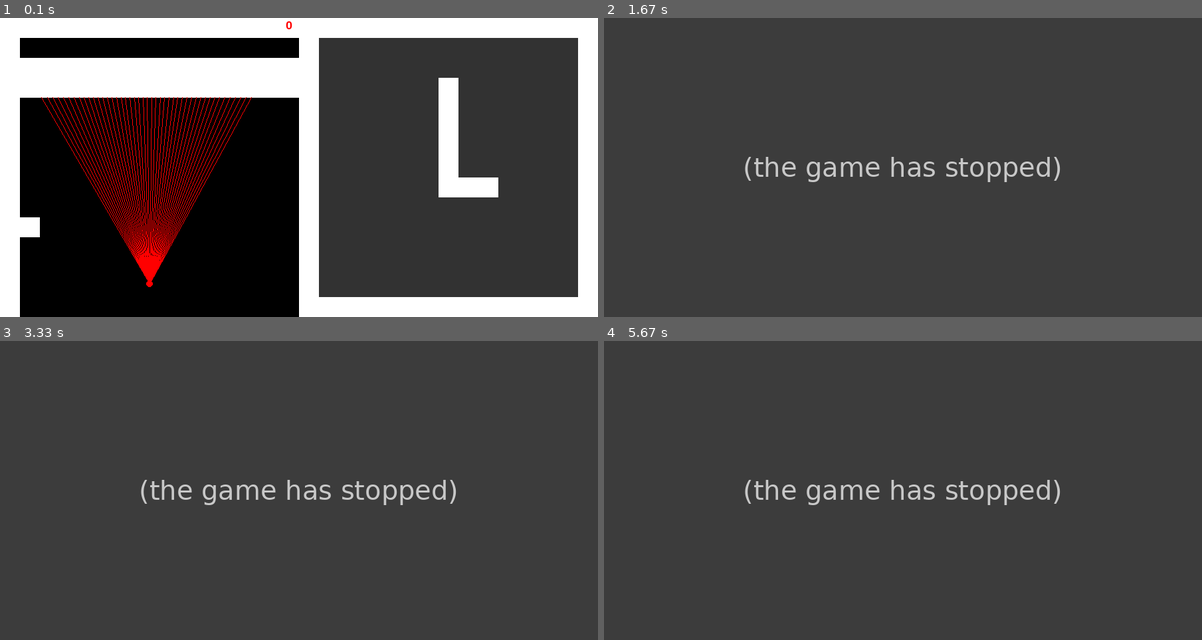
Above: before the commit, frames 1-4 (two rows, left to right).
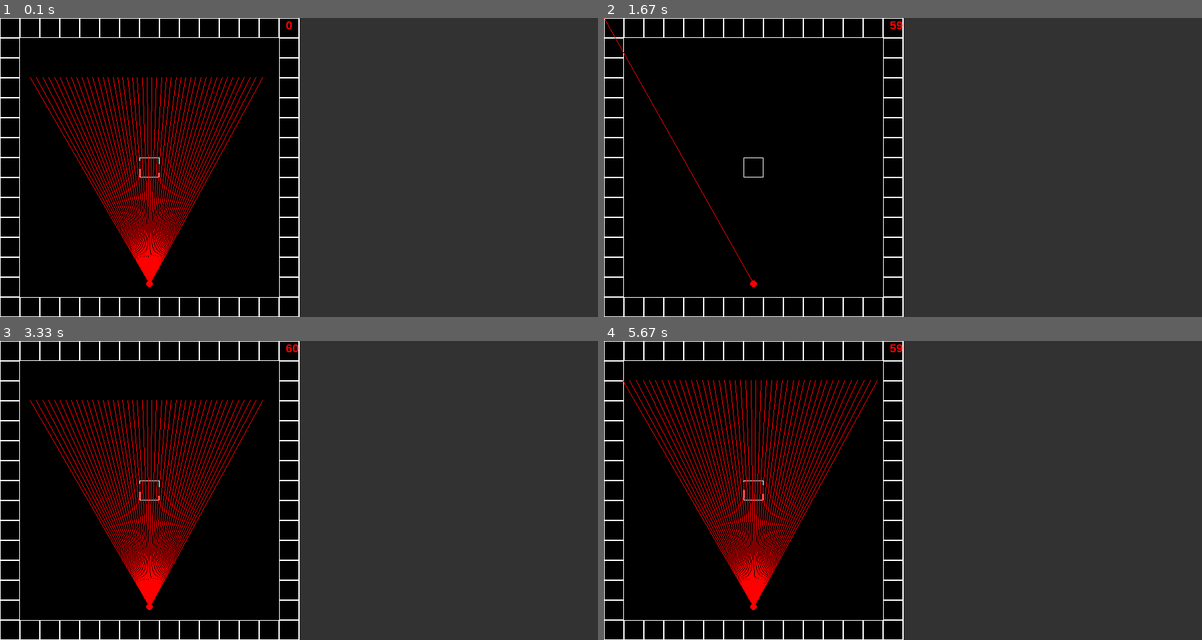
Above: after the commit, the same moments.

Repository: ArtonLong/pygame
Game: pygame game, started from raycasting_test/raycasting.py
Two runs of this game, one before a commit and one after it. Both use one fixed random seed, a clock stepped at 60 frames per second and the inputs below.
Inputs:
- Up to frame 1 (0.1 s): no input
- Up to frame 2 (1.67 s): hold Right 0.33-0.8 s; hold Up 0.83-1.3 s; hold Right from 1.33 s (still down)
- Up to frame 3 (3.33 s): release Right at 1.8 s; hold Left 1.83-2.37 s; hold Down 2.4-2.87 s; hold Left from 2.9 s (still down)
- Up to frame 4 (5.67 s): release Left at 3.37 s; hold Up 3.4-3.87 s; hold Right 3.9-4.53 s; hold Down 4.57-5.03 s; hold Left 5.07-5.53 s; hold Right from 5.57 s (still down)

The runs differ from the first frame. In frame 1, 28% of the frame differs, in the area x 0-100%, y 0-100%; in frame 2, 51%, in the area x 0-77%, y 0-100%; in frame 3, 51%; in frame 4, 51%.
Error before the commit: IndexError: list index out of range (map.py line 97); the game stopped at 0.83 s (later frames are placeholders)

Commit message:
new grid system and figuring out how to render

Diff:
--- a/raycasting_test/map.py
+++ b/raycasting_test/map.py
@@ -6,149 +6,71 @@
 
 class Object:
     def __init__(self, width, height, depth, x, y, z, color: tuple[int,int,int]):
-        self.size = pygame.Vector3(width, depth, height)
-        self.position = pygame.Vector3(x, y, z)
+        self.width = width
+        self.height = height
+        self.depth = depth
+        self.x = x
+        self.y = y
+        self.z = z
         self.color = color
 
     #width
     def rect_width(self):
-        return pygame.rect.Rect((self.position.x - self.size.x/2, self.position.y - self.size.y/2), (self.size.x, self.size.y))
+        return pygame.rect.Rect((self.x*TILESIZE, self.y*TILESIZE), (self.width*TILESIZE, self.height*TILESIZE))
 
     def draw_width(self, surface):
-        pygame.draw.rect(surface, self.color, self.rect_width())
-
-    def draw_as_circle_width(self, surface):
-        pygame.draw.circle(surface, self.color, (self.position.x, self.position.y), self.position.x/2)
+        pygame.draw.rect(surface, self.color, self.rect_width(), 1)
 
     #height
-    def rect_height(self):
-        return pygame.rect.Rect((self.position.y + OFFSET - self.size.y/2, self.position.z - self.size.z/2), (self.size.y, self.size.z))
+    def rect_height(self, distance_from_player):
+        return pygame.rect.Rect((self.y*TILESIZE, self.z*TILESIZE), (self.y*TILESIZE, self.z*TILESIZE))
 
-    def draw_height(self, surface):
-        pygame.draw.rect(surface, self.color, self.rect_height())
-
-    def draw_as_circle_height(self, surface):
-        pygame.draw.circle(surface, self.color, (self.position.y, self.position.z), self.position.z/2)
+    def draw_height(self, surface, distance_from_player):
+        pygame.draw.rect(surface, self.color, self.rect_height(distance_from_player))
 
 class Map:
     def __init__(self):
-        #(is a block, y coordinate, height of block)
-        #x ----->, y vvvvvvvvv
-        self.width_grid = [
-            [1,1,1,1,1,1,1,1,1,1,1,1,1,1,1],
-            [1,0,0,0,0,0,0,0,0,0,0,0,0,0,1],
-            [1,0,0,0,0,0,0,0,0,0,0,0,0,0,1],
-            [1,0,0,0,0,0,0,(1,1,1),0,0,0,0,0,0,1],
-            [1,0,0,0,0,0,0,(1,1,1),0,0,0,0,0,0,1],
-            [1,0,0,0,0,0,0,(1,1,1),0,0,0,0,0,0,1],
-            [1,0,0,0,0,0,0,(1,1,1),0,0,0,0,0,0,1],
-            [1,0,0,0,0,0,0,(1,1,1),0,0,0,0,0,0,1],
-            [1,0,0,0,0,0,0,(1,1,1),(1,1,1),(1,1,1),0,0,0,0,1],
-            [1,0,0,0,0,0,0,0,0,0,0,0,0,0,1],
-            [1,0,0,0,0,0,0,0,0,0,0,0,0,0,1],
-            [1,0,0,0,0,0,0,0,0,0,0,0,0,0,1],
-            [1,0,0,0,0,0,0,0,0,0,0,0,0,0,1],
-            [1,0,0,0,0,0,0,0,0,0,0,0,0,0,1],
-            [1,1,1,1,1,1,1,1,1,1,1,1,1,1,1],
+        self.width_walls: list[Object] = [Object(1,1,1, (WIDTH/2)//TILESIZE,(HEIGHT/2)//TILESIZE,3, (255,255,255))]
+        self.width_grid = [[0, 0, 0, 0, 0, 0, 0, 0, 0, 0, 0, 0, 0, 0, 0], [0, 0, 0, 0, 0, 0, 0, 0, 0, 0, 0, 0, 0, 0, 0], [0, 0, 0, 0, 0, 0, 0, 0, 0, 0, 0, 0, 0, 0, 0], [0, 0, 0, 0, 0, 0, 0, 0, 0, 0, 0, 0, 0, 0, 0], [0, 0, 0, 0, 0, 0, 0, 0, 0, 0, 0, 0, 0, 0, 0], [0, 0, 0, 0, 0, 0, 0, 0, 0, 0, 0, 0, 0, 0, 0], [0, 0, 0, 0, 0, 0, 0, 0, 0, 0, 0, 0, 0, 0, 0], [0, 0, 0, 0, 0, 0, 0, 0, 0, 0, 0, 0, 0, 0, 0], [0, 0, 0, 0, 0, 0, 0, 0, 0, 0, 0, 0, 0, 0, 0], [0, 0, 0, 0, 0, 0, 0, 0, 0, 0, 0, 0, 0, 0, 0], [0, 0, 0, 0, 0, 0, 0, 0, 0, 0, 0, 0, 0, 0, 0], [0, 0, 0, 0, 0, 0, 0, 0, 0, 0, 0, 0, 0, 0, 0], [0, 0, 0, 0, 0, 0, 0, 0, 0, 0, 0, 0, 0, 0, 0], [0, 0, 0, 0, 0, 0, 0, 0, 0, 0, 0, 0, 0, 0, 0], [0, 0, 0, 0, 0, 0, 0, 0, 0, 0, 0, 0, 0, 0, 0]]
+        self.height_grid = [[0, 0, 0, 0, 0, 0, 0, 0, 0, 0, 0, 0, 0, 0, 0], [0, 0, 0, 0, 0, 0, 0, 0, 0, 0, 0, 0, 0, 0, 0], [0, 0, 0, 0, 0, 0, 0, 0, 0, 0, 0, 0, 0, 0, 0], [0, 0, 0, 0, 0, 0, 0, 0, 0, 0, 0, 0, 0, 0, 0], [0, 0, 0, 0, 0, 0, 0, 0, 0, 0, 0, 0, 0, 0, 0], [0, 0, 0, 0, 0, 0, 0, 0, 0, 0, 0, 0, 0, 0, 0], [0, 0, 0, 0, 0, 0, 0, 0, 0, 0, 0, 0, 0, 0, 0], [0, 0, 0, 0, 0, 0, 0, 0, 0, 0, 0, 0, 0, 0, 0], [0, 0, 0, 0, 0, 0, 0, 0, 0, 0, 0, 0, 0, 0, 0], [0, 0, 0, 0, 0, 0, 0, 0, 0, 0, 0, 0, 0, 0, 0], [0, 0, 0, 0, 0, 0, 0, 0, 0, 0, 0, 0, 0, 0, 0], [0, 0, 0, 0, 0, 0, 0, 0, 0, 0, 0, 0, 0, 0, 0], [0, 0, 0, 0, 0, 0, 0, 0, 0, 0, 0, 0, 0, 0, 0], [0, 0, 0, 0, 0, 0, 0, 0, 0, 0, 0, 0, 0, 0, 0], [0, 0, 0, 0, 0, 0, 0, 0, 0, 0, 0, 0, 0, 0, 0]]
 
-        ]
-        #y <--------, z ^^^^^^
-        self.height_grid = [
-            [1,1,1,1,1,1,1,1,1,1,1,1,1,1,1],
-            [1,0,0,0,0,0,0,0,0,0,0,0,0,0,0],
-            [1,0,0,0,0,0,0,0,0,0,0,0,0,0,0],
-            [1,0,0,0,0,0,0,0,0,0,0,0,0,0,0],
-            [1,0,0,0,0,0,0,0,0,0,0,0,0,0,0],
-            [1,0,0,0,0,0,0,0,0,0,0,0,0,0,0],
-            [1,0,0,0,0,0,0,0,0,0,0,0,0,0,0],
-            [1,0,0,0,0,0,0,0,0,0,0,0,0,0,0],
-            [1,0,0,0,0,0,0,0,0,0,0,0,0,0,0],
-            [1,0,0,0,0,0,0,0,0,0,0,0,0,0,0],
-            [1,0,0,0,0,0,0,0,0,0,0,0,0,0,0],
-            [1,0,0,0,0,0,0,0,0,0,0,0,0,0,0],
-            [1,0,0,0,0,0,0,0,0,0,0,0,0,0,0],
-            [1,0,0,0,0,0,0,0,0,0,0,0,0,0,0],
-            [1,0,0,0,0,0,0,0,0,0,0,0,0,0,0],
-        ]
-        self.save_grid = [
-            [1,1,1,1,1,1,1,1,1,1,1,1,1,1,1],
-            [1,0,0,0,0,0,0,0,0,0,0,0,0,0,1],
-            [1,0,0,0,0,0,0,0,0,0,0,0,0,0,1],
-            [1,0,0,0,0,0,0,(1,1,1),0,0,0,0,0,0,1],
-            [1,0,0,0,0,0,0,(1,1,1),0,0,0,0,0,0,1],
-            [1,0,0,0,0,0,0,(1,1,1),0,0,0,0,0,0,1],
-            [1,0,0,0,0,0,0,(1,1,1),0,0,0,0,0,0,1],
-            [1,0,0,0,0,0,0,(1,1,1),0,0,0,0,0,0,1],
-            [1,0,0,0,0,0,0,(1,1,1),(1,1,1),(1,1,1),0,0,0,0,1],
-            [1,0,0,0,0,0,0,0,0,0,0,0,0,0,1],
-            [1,0,0,0,0,0,0,0,0,0,0,0,0,0,1],
-            [1,0,0,0,0,0,0,0,0,0,0,0,0,0,1],
-            [1,0,0,0,0,0,0,0,0,0,0,0,0,0,1],
-            [1,0,0,0,0,0,0,0,0,0,0,0,0,0,1],
-            [1,1,1,1,1,1,1,1,1,1,1,1,1,1,1],
+        self.generate_empty_cube()
+        self.place_walls()
 
-        ]
-        self.width_tile_coords = []
-        self.height_tile_coords = []
-        self.compute_width()
+    def place_walls(self):
+        for w in self.width_walls:
+            self.width_grid[int(w.y)][int(w.x)] = w
 
     def has_wall_at(self, x, y, is_height):
-        if is_height:
-            is_tile_at = self.height_grid[int(y // TILESIZE)][int(x // TILESIZE)]
+        if not is_height:
+            if self.width_grid[int(y//TILESIZE)][int(x//TILESIZE)] != 0:
+                    return True
         else:
-            is_tile_at = self.width_grid[int(y // TILESIZE)][int(x // TILESIZE)]
-
-        if is_tile_at:
-            return True
+            if self.height_grid[int(y//TILESIZE)][int(x//TILESIZE)] != 0:
+                return True
         return False
 
-    def tile_coords_to_map(self, tile):
-        return (tile[0]*TILESIZE, tile[1]*TILESIZE)
+    def generate_empty_cube(self):
+        for i in range(COLS):
+            if i == 0:
+                for x in range(ROWS):
+                    self.width_walls.append(Object(1,1,ROWS, x, i, 0, (255,255,255)))
+            if i == COLS - 1:
+                for x in range(ROWS):
+                    self.width_walls.append(Object(1,1,0, x, i, 0, (255,255,255)))
+            else:
+                self.width_walls.append(Object(1,1,ROWS, 0, i, 0, (255,255,255)))
+                self.width_walls.append(Object(1,1,0, ROWS-1, i, 0, (255,255,255)))
 
-    def draw_width(self, surface):
-        for tc in self.width_tile_coords:
-            if tc[2] == 1:
-                coords = self.tile_coords_to_map(tc)
-                pygame.draw.rect(surface, (255,255,255), ((coords[0] + OFFSET, coords[1]), (TILESIZE, TILESIZE)))
 
     def create_height_slice(self, ray: Ray):
-        width_tile = self.width_grid[int(ray.wall_hit_y // TILESIZE)][int(ray.wall_hit_x // TILESIZE)]
-        if width_tile == 1:
-            self.height_grid[int(ray.distance // -TILESIZE)] = [1] * COLS
-            return
-        if type(width_tile) == tuple:
-            for y in range(width_tile[2]):
-                self.height_grid[int(ray.distance // -TILESIZE)][width_tile[1] + y] = 1
+        for r in ray.all_hits:
+            if -15 >= int(r[2]//-TILESIZE):
+                return
+            wall = self.width_grid[int(r[0]//TILESIZE)][int(r[1]//TILESIZE)]
+            if wall != 0:
+                for z in range(wall.depth):
+                    self.height_grid[int(r[2]//-TILESIZE)][wall.z + z] = wall
 
-    def reset_hight_map(self):
-        self.height_grid = [
-            [1,1,1,1,1,1,1,1,1,1,1,1,1,1,1],
-            [1,0,0,0,0,0,0,0,0,0,0,0,0,0,0],
-            [1,0,0,0,0,0,0,0,0,0,0,0,0,0,0],
-            [1,0,0,0,0,0,0,0,0,0,0,0,0,0,0],
-            [1,0,0,0,0,0,0,0,0,0,0,0,0,0,0],
-            [1,0,0,0,0,0,0,0,0,0,0,0,0,0,0],
-            [1,0,0,0,0,0,0,0,0,0,0,0,0,0,0],
-            [1,0,0,0,0,0,0,0,0,0,0,0,0,0,0],
-            [1,0,0,0,0,0,0,0,0,0,0,0,0,0,0],
-            [1,0,0,0,0,0,0,0,0,0,0,0,0,0,0],
-            [1,0,0,0,0,0,0,0,0,0,0,0,0,0,0],
-            [1,0,0,0,0,0,0,0,0,0,0,0,0,0,0],
-            [1,0,0,0,0,0,0,0,0,0,0,0,0,0,0],
-            [1,0,0,0,0,0,0,0,0,0,0,0,0,0,0],
-            [1,0,0,0,0,0,0,0,0,0,0,0,0,0,0],
-        ]
-
-    def compute_width(self):
-        for r in range(len(self.width_grid)):
-            for c in range(len(self.width_grid[0])):
-                is_block = 0
-                if type(self.width_grid[r][c]) == tuple or self.width_grid[r][c] == 1:
-                    is_block = 1
-                self.width_tile_coords.append((c,r, is_block))
-
-    def draw_height(self, surface):
-        for r in range(len(self.height_grid)):
-            for c in range(len(self.height_grid[0])):
-                if self.height_grid[r][c] == 1:
-                    pygame.draw.rect(surface, (255,255,255), ((c*TILESIZE, r*TILESIZE), (TILESIZE, TILESIZE)))
+    def reset_height_map(self):
+        self.height_grid = [[0, 0, 0, 0, 0, 0, 0, 0, 0, 0, 0, 0, 0, 0, 0], [0, 0, 0, 0, 0, 0, 0, 0, 0, 0, 0, 0, 0, 0, 0], [0, 0, 0, 0, 0, 0, 0, 0, 0, 0, 0, 0, 0, 0, 0], [0, 0, 0, 0, 0, 0, 0, 0, 0, 0, 0, 0, 0, 0, 0], [0, 0, 0, 0, 0, 0, 0, 0, 0, 0, 0, 0, 0, 0, 0], [0, 0, 0, 0, 0, 0, 0, 0, 0, 0, 0, 0, 0, 0, 0], [0, 0, 0, 0, 0, 0, 0, 0, 0, 0, 0, 0, 0, 0, 0], [0, 0, 0, 0, 0, 0, 0, 0, 0, 0, 0, 0, 0, 0, 0], [0, 0, 0, 0, 0, 0, 0, 0, 0, 0, 0, 0, 0, 0, 0], [0, 0, 0, 0, 0, 0, 0, 0, 0, 0, 0, 0, 0, 0, 0], [0, 0, 0, 0, 0, 0, 0, 0, 0, 0, 0, 0, 0, 0, 0], [0, 0, 0, 0, 0, 0, 0, 0, 0, 0, 0, 0, 0, 0, 0], [0, 0, 0, 0, 0, 0, 0, 0, 0, 0, 0, 0, 0, 0, 0], [0, 0, 0, 0, 0, 0, 0, 0, 0, 0, 0, 0, 0, 0, 0], [0, 0, 0, 0, 0, 0, 0, 0, 0, 0, 0, 0, 0, 0, 0]]
--- a/raycasting_test/ray.py
+++ b/raycasting_test/ray.py
@@ -31,6 +31,7 @@
 
         self.wall_hit_x = 0
         self.wall_hit_y = 0
+        self.all_hits = []
 
         self.distance = 0
         self.color = 255
@@ -63,12 +64,17 @@
 
         xa = ya / math.tan(self.angle)
 
-        while (next_horizontal_x <= WIDTH and next_horizontal_x >= 0 and next_horizontal_y <= HEIGHT and next_horizontal_y >= 0):
+        while (next_horizontal_x < WIDTH and next_horizontal_x > 0 and next_horizontal_y < HEIGHT and next_horizontal_y > 0):
             if self.map.has_wall_at(next_horizontal_x, next_horizontal_y, self.is_height):
-                found_horizontal_wall = True
-                horizontal_hit_x = next_horizontal_x
-                horizontal_hit_y = next_horizontal_y
-                break
+                if self.is_height:
+                    found_horizontal_wall = True
+                    horizontal_hit_x = next_horizontal_x
+                    horizontal_hit_y = next_horizontal_y
+                    break
+                else:
+                    self.all_hits.append((next_horizontal_x, next_horizontal_y, distance_between(self.ray_point.x, self.ray_point.y, next_horizontal_x, next_horizontal_y)))
+                    next_horizontal_x += xa
+                    next_horizontal_y += ya
             else:
                 next_horizontal_x += xa
                 next_horizontal_y += ya
@@ -94,12 +100,17 @@
 
         ya = xa * math.tan(self.angle)
 
-        while (next_vertical_x <= WIDTH and next_vertical_x >= 0 and next_vertical_y <= HEIGHT and next_vertical_y >= 0):
+        while (next_vertical_x < WIDTH and next_vertical_x > 0 and next_vertical_y < HEIGHT and next_vertical_y > 0):
             if self.map.has_wall_at(next_vertical_x, next_vertical_y, self.is_height):
-                found_vertical_wall = True
-                vertical_hit_x = next_vertical_x
-                vertical_hit_y = next_vertical_y
-                break
+                if self.is_height:
+                    found_vertical_wall = True
+                    vertical_hit_x = next_vertical_x
+                    vertical_hit_y = next_vertical_y
+                    break
+                else:
+                    self.all_hits.append((next_vertical_x, next_vertical_y, distance_between(self.ray_point.x, self.ray_point.y, next_vertical_x, next_vertical_y)))
+                    next_vertical_x += xa
+                    next_vertical_y += ya
             else:
                 next_vertical_x += xa
                 next_vertical_y += ya
@@ -126,13 +137,16 @@
             self.wall_hit_y = vertical_hit_y
             self.distance = vertical_distance
 
-        self.distance *= math.cos(self.player.rotation_angle - self.angle)
+        #self.distance *= math.cos(self.player.rotation_angle - self.angle)
 
         self.color *= (60 / self.distance)
         self.color = max(min(255, self.color), 0)
 
     def render(self, surface):
-        pygame.draw.line(surface, (255,0,0), self.ray_point, (self.wall_hit_x, self.wall_hit_y))
+        color = (255,0,0)
+        if self.debug:
+            color = (0,255,0)
+        pygame.draw.line(surface, color, self.ray_point, (self.wall_hit_x, self.wall_hit_y))
 
 class Raycaster:
     def __init__(self, player, map):
@@ -161,23 +175,36 @@
             self.map.create_height_slice(width_ray)
             if i == NUM_RAYS//2:
                 width_ray.debug = True
-                self.map.draw_height(surface)
+                #self.map.draw_height(surface)
             width_ray.height_rays = self.cast_hight_rays()
             self.width_rays.append(width_ray)
+            self.map.reset_height_map()
 
             ray_angle += FOV / NUM_RAYS
-        self.map.reset_hight_map()
 
 
     def render(self, screen):
         for i, width_ray in enumerate(self.width_rays):
-            for j, hight_ray in enumerate(width_ray.height_rays):
+            #width_ray.render(screen)
+
+            # line_height = (TILESIZE/width_ray.all_hits[0][2]) * 400
+
+            # draw_begin = (HEIGHT/2) - (line_height/2)
+            # draw_end = line_height
+
+            #pygame.draw.rect(screen, (width_ray.color, width_ray.color, width_ray.color), (i*RESULUTION + OFFSET, draw_begin, RESULUTION, draw_end))
+
+            for j, height_ray in enumerate(width_ray.height_rays):
                 if width_ray.debug:
-                    hight_ray.render(screen)
-
-                line_height = (TILESIZE/width_ray.distance) * 400
-
-                draw_begin = (HEIGHT/2) - (line_height/2)
-                draw_end = line_height
-
-                #pygame.draw.rect(screen, (hight_ray.color, hight_ray.color, hight_ray.color), (i*RESULUTION + OFFSET, draw_begin, RESULUTION, draw_end))
+                    height_ray.render(screen)
+
+                #box = height_ray.distance / TILESIZE
+                #angle = math.radians(FOV/NUM_RAYS)
+                #box = math.sqrt(height_ray.distance**2 + height_ray.distance**2 - 2*height_ray.distance*height_ray.distance*math.cos(angle))
+
+                # draw_begin = (WIDTH/2) - (line_height/2)
+                # draw_end = line_height
+
+                ## draw the size of boxes to be the distance to the ray to the side of it
+
+                #pygame.draw.rect(screen, (height_ray.color, height_ray.color, height_ray.color), (i*RESULUTION + OFFSET, HEIGHT - j*RESULUTION, box, box))
--- a/raycasting_test/raycasting.py
+++ b/raycasting_test/raycasting.py
@@ -42,8 +42,8 @@
             self.DISPLAY_SURF.fill((50,50,50), ((OFFSET, 0),(WIDTH, HEIGHT)))
             pygame.draw.line(self.DISPLAY_SURF, (255,255,255), (WIDTH, 0), (WIDTH, HEIGHT), 1)
 
-            self.map.draw_width(self.DISPLAY_SURF)
-            #self.map.draw_height(self.DISPLAY_SURF)
+            for w in self.map.width_walls:
+                w.draw_width(self.DISPLAY_SURF)
 
             self.player.update(self.DISPLAY_SURF)
             self.ray_caster.cast_all_rays(self.DISPLAY_SURF)
